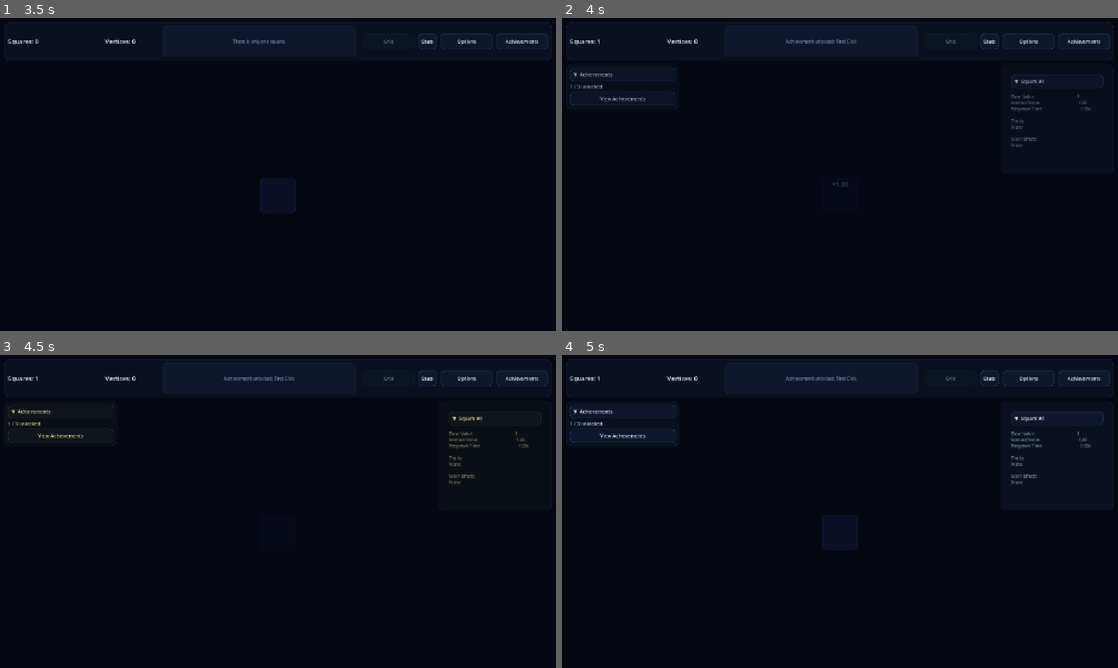
Above: before the commit, frames 1-4 (two rows, left to right).
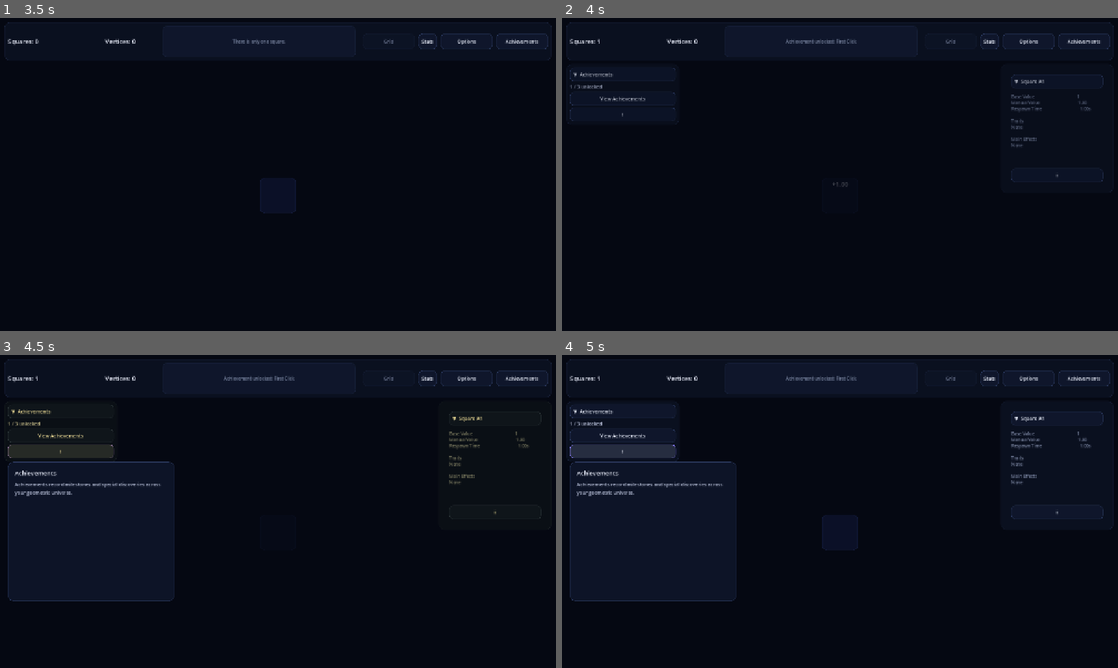
Above: after the commit, the same moments.

Repository: franciscoCapa27/Squared_2
Game: Godot game, scene res://scenes/main/Main.tscn
Two runs of this game, one before a commit and one after it. Both use one fixed random seed, a clock stepped at 60 frames per second and the inputs below.
Inputs (mouse positions are in pixels of both pictures, inside the frame that each line leads up to):
- Up to frame 1 (3.5 s): click "Achievements" at 0.5 s; click "Grid" at 1.25 s; click "Stats" at 2 s; click "Grid" at 2.75 s
- Up to frame 2 (4 s): click (840, 196) at 3.5 s
- Up to frame 3 (4.5 s): click (61, 452) at 4.25 s, where only the run after the commit has a clickable "i"
- Up to frame 4 (5 s): no input

Frame 1 is identical in both runs. In frame 2, less than 0.1% of the frame differs, in the area x 1-99%, y 28-56%; in frame 3, 1.7%; in frame 4, 2.1%, in the area x 1-99%, y 28-79%.

Commit message:
fix(ui): wire collapsible content and contextual help
Refs #168

Refs #169

Diff:
--- a/squared-2/scenes/main/Main.tscn
+++ b/squared-2/scenes/main/Main.tscn
@@ -11,6 +11,7 @@
 [ext_resource type="Script" uid="uid://byja7u42vbuc" path="res://scripts/ui/square_details_panel.gd" id="6_sjxhf"]
 [ext_resource type="Script" uid="uid://vlq180vt2gmu" path="res://scripts/ui/run_upgrades_panel.gd" id="8_ko0rf"]
 [ext_resource type="Script" path="res://scripts/ui/collapsible_panel_header.gd" id="9_collapsible"]
+[ext_resource type="PackedScene" path="res://scenes/ui/ContextualHelp.tscn" id="10_contextual_help"]
 
 [node name="Main" type="Control" unique_id=1963513095]
 layout_mode = 3
@@ -193,6 +194,11 @@
 script = ExtResource("9_collapsible")
 content_path = NodePath("../PassiveScroll")
 
+[node name="PassiveHelp" parent="RootMargin/MainVBox/BodyHBox/LeftPanel/PassivePanel/PassiveMargin/PassiveVBox" instance=ExtResource("10_contextual_help")]
+layout_mode = 2
+help_title = "Passive generators"
+help_detail = "Passive generators produce Squares over time after the board awakens. Upgrade them here without replacing active clicking."
+
 [node name="PassiveScroll" type="ScrollContainer" parent="RootMargin/MainVBox/BodyHBox/LeftPanel/PassivePanel/PassiveMargin/PassiveVBox" unique_id=1645222271]
 layout_mode = 2
 size_flags_vertical = 3
@@ -232,6 +238,11 @@
 unique_name_in_owner = true
 layout_mode = 2
 text = "View Achievements"
+
+[node name="AchievementSummaryHelp" parent="RootMargin/MainVBox/BodyHBox/LeftPanel/AchievementSummaryPanel/AchievementSummaryMargin/AchievementSummaryVBox/AchievementSummaryContent" instance=ExtResource("10_contextual_help")]
+layout_mode = 2
+help_title = "Achievements"
+help_detail = "Achievements record milestones and special discoveries across your geometric universe."
 
 [node name="CenterPageRoot" type="Control" parent="RootMargin/MainVBox/BodyHBox" unique_id=1585931205]
 unique_name_in_owner = true
@@ -339,6 +350,11 @@
 unique_name_in_owner = true
 custom_minimum_size = Vector2(160, 0)
 layout_mode = 2
+
+[node name="BuyTraitHelp" parent="RootMargin/MainVBox/BodyHBox/CenterPageRoot/GridPage/GridCenter/GridVBox/BuyTraitPanel/BuyTraitMargin/BuyTraitVBox/BuyTraitContent" instance=ExtResource("10_contextual_help")]
+layout_mode = 2
+help_title = "Buy Trait"
+help_detail = "Buy Trait spends Squares to grant Vertices and add a permanent random Trait to the selected square."
 size_flags_horizontal = 8
 size_flags_vertical = 8
 disabled = true
@@ -563,6 +579,11 @@
 bbcode_enabled = true
 text = "No square selected."
 
+[node name="SelectedSquareHelp" parent="RootMargin/MainVBox/BodyHBox/RightPanel/SquareDetailsPanel/SideMargin/SideVbox" instance=ExtResource("10_contextual_help")]
+layout_mode = 2
+help_title = "Selected square"
+help_detail = "This panel shows the selected square's identity, values, Traits, and active effects."
+
 [node name="RunUpgradesPanel" type="PanelContainer" parent="RootMargin/MainVBox/BodyHBox/RightPanel" unique_id=682771557]
 unique_name_in_owner = true
 layout_mode = 2
@@ -589,6 +610,11 @@
 layout_mode = 2
 size_flags_vertical = 3
 
+[node name="RunUpgradesHelp" parent="RootMargin/MainVBox/BodyHBox/RightPanel/RunUpgradesPanel/RunUpgradesMargin/RunUpgradesVBox" instance=ExtResource("10_contextual_help")]
+layout_mode = 2
+help_title = "Run upgrades"
+help_detail = "Run upgrades improve the current run and reset when the next Buy Trait begins a new run."
+
 [node name="RunUpgradeList" type="VBoxContainer" parent="RootMargin/MainVBox/BodyHBox/RightPanel/RunUpgradesPanel/RunUpgradesMargin/RunUpgradesVBox/RunUpgradeScroll" unique_id=1606221242]
 unique_name_in_owner = true
 layout_mode = 2
--- a/squared-2/scripts/ui/collapsible_panel_header.gd
+++ b/squared-2/scripts/ui/collapsible_panel_header.gd
@@ -1,7 +1,7 @@
 extends Button
 class_name CollapsiblePanelHeader
 
-@export_node_path("Control") var content_path: NodePath
+@export var content_path: NodePath
 
 var _content: Control
 var _title_text: String
@@ -11,6 +11,8 @@
 func _ready() -> void:
 	_title_text = text
 	_content = get_node_or_null(content_path) as Control
+	if _content == null and not content_path.is_empty():
+		push_warning("CollapsiblePanelHeader could not resolve content_path: %s" % content_path)
 	pressed.connect(_toggle_expanded)
 	ThemeButtonHelper.apply_button_theme(self)
 	_update_visual_state()
